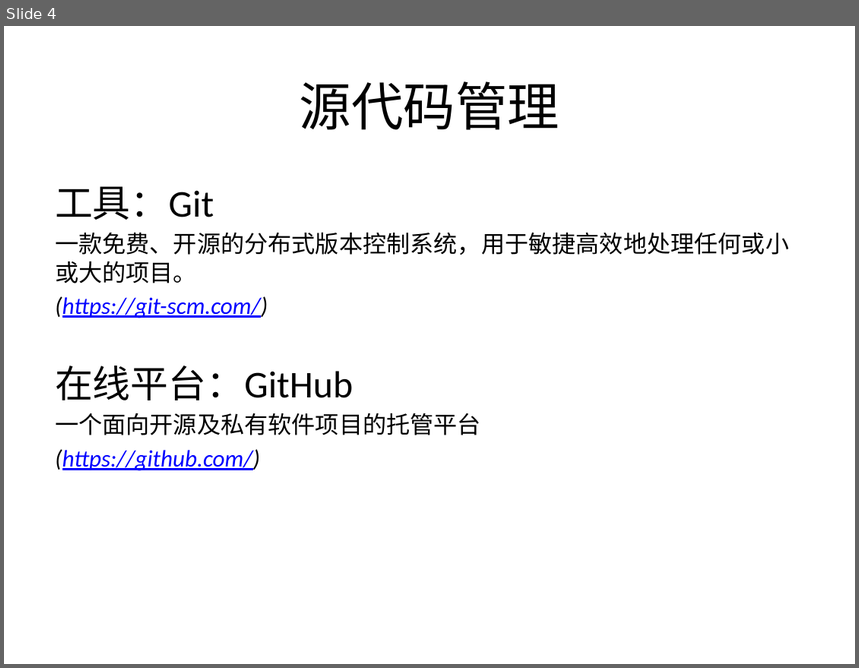
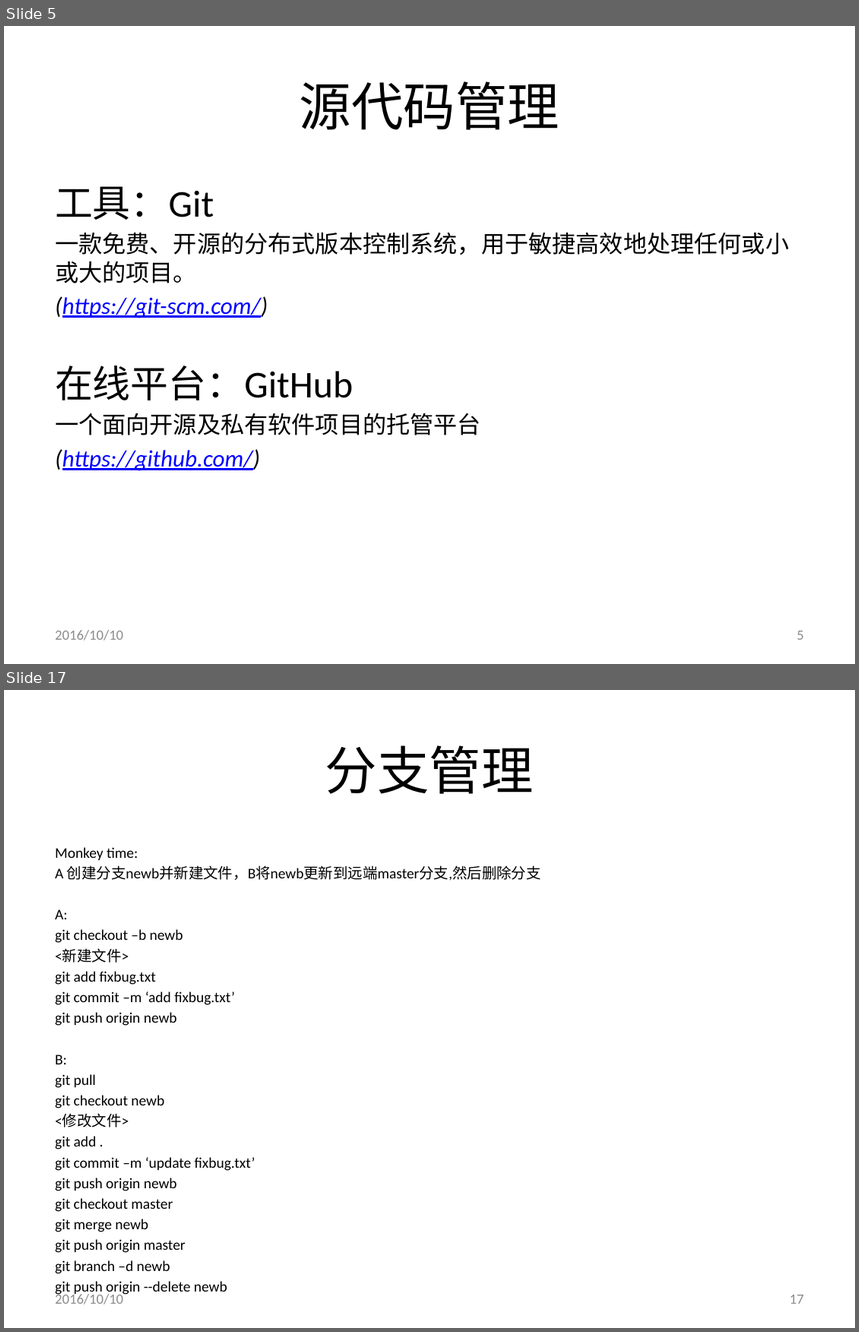
Before and after one commit to shentianyi/CompanyCource, a slide deck: CodeMonkey/cs01-1 开发工具及基本流程/开发工具及基本流程.pptx. Shown one above the other, each under a label of ours: slide 4 before the commit, slides 5 and 17 after it; the slides between them are not shown. The pictures are 859x668 and 859x1332 pixels, drawn with LibreOffice and Linux fonts; fonts in the diff are those of the drawing. Boxes give left, top, right and bottom in pixels: in the first picture for what was removed or moved away, otherwise in the second. Text is boxed around its words. In the diff, an @@ line names an element or a change of style, - is before the commit and + after.

```diff
--- a/CodeMonkey/cs01-1 开发工具及基本流程/开发工具及基本流程.pptx
+++ b/CodeMonkey/cs01-1 开发工具及基本流程/开发工具及基本流程.pptx
@@ slide 17 added at [4, 690, 855, 1328], background #FFFFFF @@
@@ title added at [325, 745, 534, 794], 44 pt, text #000000 @@
+分支管理
@@ text added at [55, 847, 541, 1296], 12.5 pt, text #000000 @@
+Monkey time:
+A 创建分支newb并新建文件，B将newb更新到远端master分支,然后删除分支
+A:
+git checkout –b newb
+<新建文件>
+git add fixbug.txt
+git commit –m ‘add fixbug.txt’
+git push origin newb
+B:
+git pull
+git checkout newb
+<修改文件>
+git add .
+git commit –m ‘update fixbug.txt’
+git push origin newb
+git checkout master
+git merge newb
+git push origin master
+git branch –d newb
+git push origin --delete newb
@@ text added at [55, 1293, 123, 1305], 12 pt, text #8C8C8C @@
+2016/10/10
@@ page number added at [790, 1295, 804, 1304], 12 pt, text #8C8C8C @@
+17
@@ what was slide 4 is now slide 5 @@
@@ slide 5 changed as well @@
@@ text added at [55, 630, 123, 641], 12 pt, text #8C8C8C @@
+2016/10/10
@@ page number added at [797, 631, 804, 640], 12 pt, text #8C8C8C @@
+5
```
Also in this commit, not shown: 4 other slides changed, 23 other slides added, 1 slide removed, 1 other file.
